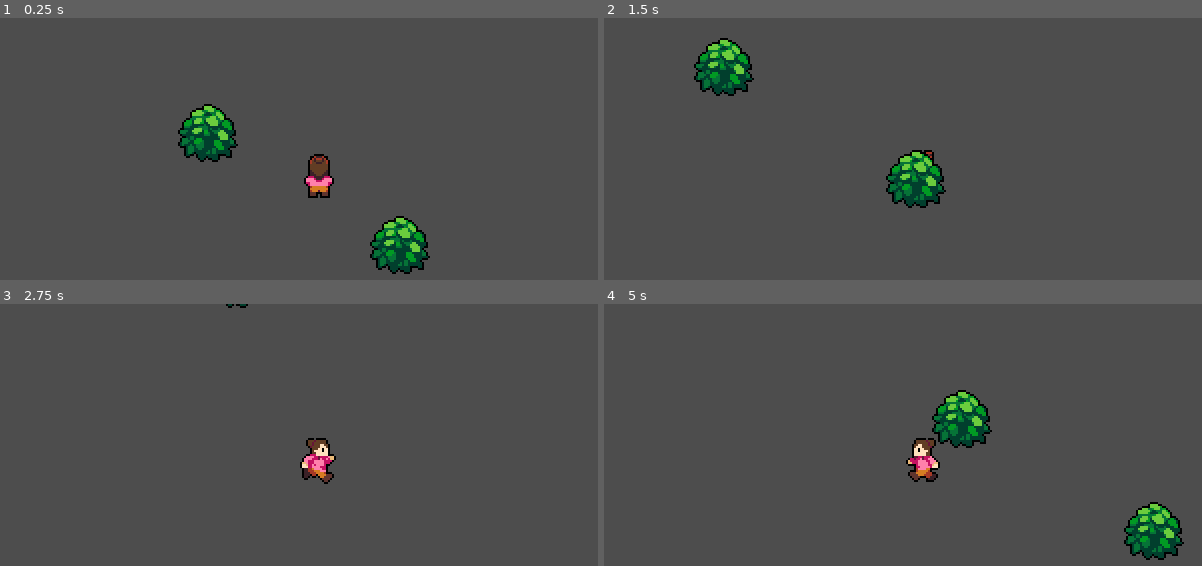
Above: before the commit, frames 1-4 (two rows, left to right).
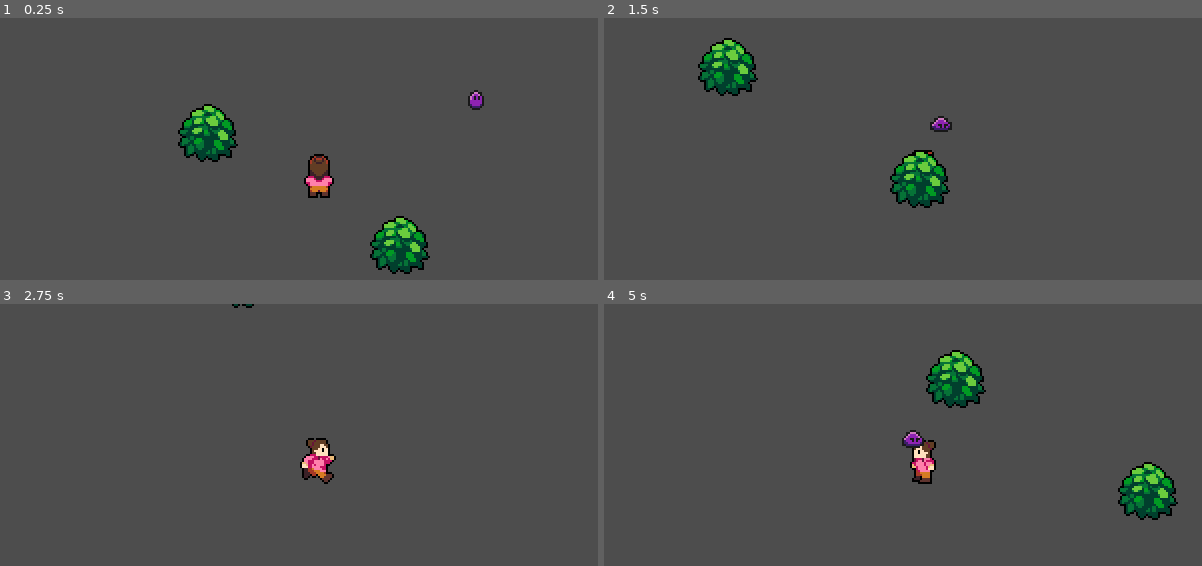
Above: after the commit, the same moments.

Repository: maulanaiqball/kalkulia_game
Game: Godot game, scene res://world.tscn
The game is run twice, just before and just after one commit, with the same random seed, the same clock (stepped at 60 frames per second) and the same inputs.
Inputs:
- Up to frame 1 (0.25 s): no input
- Up to frame 2 (1.5 s): hold Right (ui_right) 0.53-1.28 s; tap J (attack) at 0.6 s; hold Down (ui_down) from 1.28 s (still down); tap Space (roll) at 1.35 s
- Up to frame 3 (2.75 s): release Down (ui_down) at 2.03 s; hold Right (ui_right) from 2.03 s (still down); tap J (attack) at 2.1 s
- Up to frame 4 (5 s): release Right (ui_right) at 2.78 s; hold Up (ui_up) 2.78-3.53 s; tap Space (roll) at 2.85, 4.35 s; hold Left (ui_left) from 3.53 s (still down); tap J (attack) at 3.6 s

The runs differ from the first frame. In frame 1, 0.2% of the frame differs, in the area x 78-81%, y 27-36%; in frame 2, 2.4%; in frame 3, less than 0.1%; in frame 4, 6.4%, in the area x 49-97%, y 17-98%.

Commit message:
slime enemy

Diff:
--- /dev/null
+++ b/enemy/slime1animation.gd
@@ -0,0 +1,83 @@
+extends CharacterBody2D
+
+@onready var anim = $AnimatedSprite2D
+@onready var wander_timer = $WanderTimer
+@onready var area = $Area2D
+
+var is_chasing = false
+var is_returning = false
+var target_player = null
+var speed = 50
+var wander_direction = Vector2.ZERO
+
+var spawn_point = Vector2.ZERO
+var movement_bounds = Rect2()  # batas area gerak slime
+
+func _ready():
+	randomize()
+	spawn_point = global_position
+
+	movement_bounds = Rect2(global_position - Vector2(100, 100), Vector2(200, 200))
+	pick_new_wander_direction()
+	wander_timer.start()
+
+	area.body_entered.connect(_on_area_body_entered)
+	area.body_exited.connect(_on_area_body_exited)
+	#update()  # buat debug rectangle
+
+func _physics_process(delta):
+	if is_chasing and target_player:
+		chase_player(delta)
+	elif is_returning:
+		return_to_patrol(delta)
+	else:
+		wander(delta)
+
+func chase_player(delta):
+	var direction = (target_player.global_position - global_position).normalized()
+	velocity = direction * speed
+	move_and_slide()
+	anim.play("walk")
+
+func return_to_patrol(delta):
+	var direction = (spawn_point - global_position)
+	if direction.length() < 5:
+		is_returning = false
+		pick_new_wander_direction()
+		return
+
+	velocity = direction.normalized() * speed
+	move_and_slide()
+	anim.play("walk")
+
+func wander(delta):
+	var next_pos = global_position + wander_direction * speed * 0.5 * delta
+
+	if not movement_bounds.has_point(next_pos):
+		pick_new_wander_direction()
+		return
+
+	velocity = wander_direction * speed * 0.5
+	move_and_slide()
+	anim.play("idle")
+
+func _on_area_body_entered(body):
+	if body.name == "Player":
+		is_chasing = true
+		is_returning = false
+		target_player = body
+
+func _on_area_body_exited(body):
+	if body.name == "Player":
+		is_chasing = false
+		target_player = null
+		is_returning = true  # mulai balik ke kandang
+
+func _on_WanderTimer_timeout():
+	if not is_chasing and not is_returning:
+		pick_new_wander_direction()
+
+func pick_new_wander_direction():
+	var angle = randf_range(0, TAU)
+	wander_direction = Vector2(cos(angle), sin(angle)).normalized()
+	wander_timer.start(randf_range(1.5, 3.0))
--- /dev/null
+++ b/slime.gd
@@ -0,0 +1 @@
+extends CharacterBody2D
--- /dev/null
+++ b/slime.tscn
@@ -0,0 +1,83 @@
+[gd_scene load_steps=11 format=3 uid="uid://dheducyi0ijbv"]
+
+[ext_resource type="Script" uid="uid://bl8wf4cf51xi8" path="res://enemy/slime1animation.gd" id="1_5jc4t"]
+[ext_resource type="Texture2D" uid="uid://cohq5w0jvj1jk" path="res://enemy/slime.png" id="2_4l1t8"]
+
+[sub_resource type="AtlasTexture" id="AtlasTexture_ppcr1"]
+atlas = ExtResource("2_4l1t8")
+region = Rect2(0, 0, 16, 24)
+
+[sub_resource type="AtlasTexture" id="AtlasTexture_jayke"]
+atlas = ExtResource("2_4l1t8")
+region = Rect2(16, 0, 16, 24)
+
+[sub_resource type="AtlasTexture" id="AtlasTexture_2002g"]
+atlas = ExtResource("2_4l1t8")
+region = Rect2(32, 0, 16, 24)
+
+[sub_resource type="AtlasTexture" id="AtlasTexture_bratd"]
+atlas = ExtResource("2_4l1t8")
+region = Rect2(48, 0, 16, 24)
+
+[sub_resource type="AtlasTexture" id="AtlasTexture_5b0gg"]
+atlas = ExtResource("2_4l1t8")
+region = Rect2(64, 0, 16, 24)
+
+[sub_resource type="SpriteFrames" id="SpriteFrames_da4t2"]
+animations = [{
+"frames": [],
+"loop": true,
+"name": &"default",
+"speed": 5.0
+}, {
+"frames": [{
+"duration": 1.0,
+"texture": SubResource("AtlasTexture_ppcr1")
+}, {
+"duration": 1.0,
+"texture": SubResource("AtlasTexture_jayke")
+}, {
+"duration": 1.0,
+"texture": SubResource("AtlasTexture_2002g")
+}, {
+"duration": 1.0,
+"texture": SubResource("AtlasTexture_bratd")
+}, {
+"duration": 1.0,
+"texture": SubResource("AtlasTexture_5b0gg")
+}],
+"loop": true,
+"name": &"idle",
+"speed": 6.0
+}]
+
+[sub_resource type="CapsuleShape2D" id="CapsuleShape2D_jrxk1"]
+radius = 5.0
+height = 12.0
+
+[sub_resource type="CircleShape2D" id="CircleShape2D_alucd"]
+radius = 73.0069
+
+[node name="slime" type="CharacterBody2D"]
+script = ExtResource("1_5jc4t")
+
+[node name="AnimatedSprite2D" type="AnimatedSprite2D" parent="."]
+sprite_frames = SubResource("SpriteFrames_da4t2")
+animation = &"idle"
+frame_progress = 0.217259
+
+[node name="CollisionShape2D" type="CollisionShape2D" parent="."]
+position = Vector2(1, 6)
+shape = SubResource("CapsuleShape2D_jrxk1")
+
+[node name="WanderTimer" type="Timer" parent="."]
+
+[node name="Area2D" type="Area2D" parent="."]
+
+[node name="CollisionShape2D" type="CollisionShape2D" parent="Area2D"]
+position = Vector2(1, 6)
+shape = SubResource("CircleShape2D_alucd")
+one_way_collision_margin = 80.0
+
+[connection signal="body_entered" from="Area2D" to="." method="_on_area_2d_body_entered"]
+[connection signal="body_exited" from="Area2D" to="." method="_on_area_2d_body_exited"]
--- a/world.tscn
+++ b/world.tscn
@@ -1,7 +1,8 @@
-[gd_scene load_steps=4 format=3 uid="uid://cosb5fluk0bnn"]
+[gd_scene load_steps=5 format=3 uid="uid://cosb5fluk0bnn"]
 
 [ext_resource type="PackedScene" uid="uid://b1wdioytvhyxh" path="res://Player/character_body_2d.tscn" id="2_fj7yv"]
 [ext_resource type="Texture2D" uid="uid://bgfmbq7nivo68" path="res://Bush.png" id="2_tlwt5"]
+[ext_resource type="PackedScene" uid="uid://dheducyi0ijbv" path="res://slime.tscn" id="3_tlwt5"]
 
 [sub_resource type="GDScript" id="GDScript_tlwt5"]
 script/source = "extends Node2D
@@ -11,8 +12,6 @@
 script = SubResource("GDScript_tlwt5")
 
 [node name="Player" parent="." instance=ExtResource("2_fj7yv")]
-move_speed = 20.0
-sprint_increase = 1.5
 
 [node name="Bush" type="Sprite2D" parent="."]
 position = Vector2(40, 24)
@@ -21,3 +20,6 @@
 [node name="Bush2" type="Sprite2D" parent="."]
 position = Vector2(-56, -32)
 texture = ExtResource("2_tlwt5")
+
+[node name="slime" parent="." instance=ExtResource("3_tlwt5")]
+position = Vector2(76, -57)
Binary file added: enemy/slime.png
Not shown, added: enemy/slime.png.import
Not shown, added: enemy/slime1animation.gd.uid
Not shown, added: slime.gd.uid
